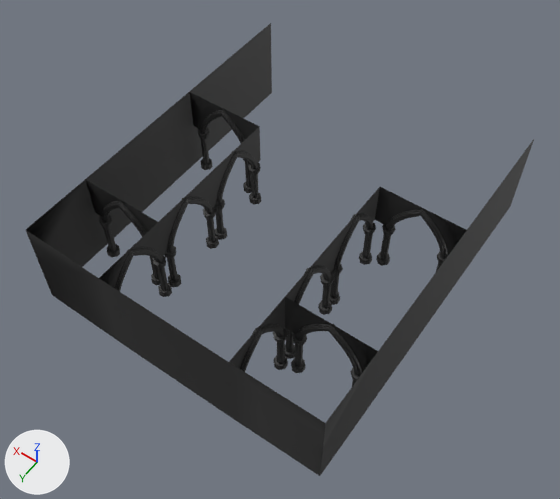
The FBX model Assets/HERE/3d_Assets/arch_FINAL.fbx as it was, and as the next commit left it.
Rendered twice from a 50 mm camera at (-46.0, 58.3, 104.4) aimed at (-0.9, -5.0, 5.0). Every picture has the same lights, and +X, +Y and +Z are marked at lower left. Where no turn or scale is listed for an object, it has been applied to the vertices.

In view in the first picture: 'arche', 'mur01.004'.
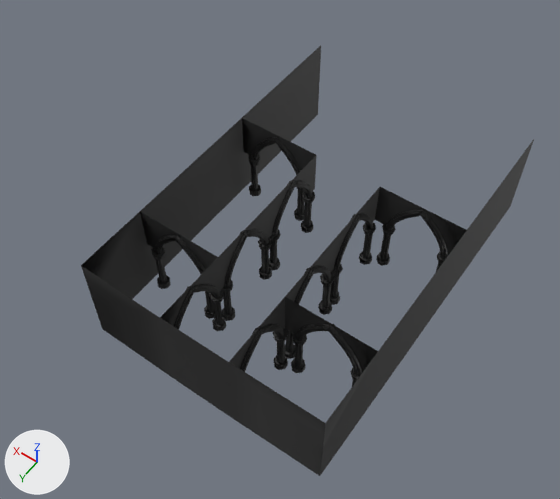
The newer file is also turned or shifted as a whole; pictures and numbers use the older file's frame.

Pixel boxes [x1, y1, x2, y2] of what changed, in the pictures (560 x 499 px; the box of a moved part takes in the faces that stretch with it):
'mur01.004', reshaped (11% narrower)
    before: [26, 23, 534, 476]
    after: [81, 45, 534, 476]
'arche', reshaped (15% narrower, 10% shorter)
    before: [99, 110, 448, 386]
    after: [151, 137, 448, 386]
part 1 of me_circle_012, moved or reshaped
    before: [26, 23, 272, 365]
    after: [81, 45, 321, 365]
part 2 of me_circle_001, moved or reshaped
    before: [206, 218, 216, 242]
    after: [262, 250, 266, 273]
part 3 of me_circle_001, moved or reshaped
    before: [206, 236, 219, 249]
    after: [259, 268, 272, 280]
part 4 of me_circle_001, moved or reshaped (not visible afterwards)
    before: [165, 246, 177, 259]
part 5 of me_circle_001, moved or reshaped (not visible afterwards)
    before: [150, 256, 159, 279]
part 6 of me_circle_001, moved or reshaped (not visible afterwards)
    before: [214, 199, 225, 211]
part 7 of me_circle_001, moved or reshaped (not visible afterwards)
    before: [245, 162, 251, 187]
part 8 of me_circle_001, moved or reshaped (not visible afterwards)
    before: [201, 139, 209, 164]
part 9 of me_circle_001, deleted (black)
    before: [99, 110, 258, 292]
part 10 of me_circle_001, built on
    before: [151, 158, 261, 297]
    after: [151, 137, 445, 382]

Patch to the scene script:
```diff
--- a/Assets/HERE/3d_Assets/arch_FINAL.fbx.py
+++ b/Assets/HERE/3d_Assets/arch_FINAL.fbx.py
@@ me_circle_001 @@
 # used by ob_arche; location = (0.0, 0.0, 0.0)
-me_circle_001.from_pydata(...)  # 22960 vertices, 18400 faces; spans x -25.0..25.0, y -17.5..20.8, z -0.1..16.3
+me_circle_001.from_pydata(...)  # 44566 vertices, 36792 faces; spans x -25.0..13.8, y -17.5..20.8, z -0.1..16.3
+# me_circle_001 part 2: the loose piece of 76 vertices spanning x 11.0..12.1, y -3.1..-2.0, z 0.0..8.3 is moved by (-11.2, 0.0, 0.0)
+# me_circle_001 part 3: the loose piece of 76 vertices spanning x 10.6..12.6, y -3.5..-1.5, z -0.1..1.1 is moved by (-11.2, 0.0, 0.0)
+# me_circle_001 part 4: the loose piece of 76 vertices spanning x 10.4..12.5, y 6.4..8.4, z 7.5..8.7 is turned 90 degrees about the z axis through its middle and scaled by 0.991, then moved by (-8.6, 1.2, 0.0), in mat_material_010 (black #2d2d2d)
+# me_circle_001 part 5: the loose piece of 76 vertices spanning x 13.5..14.6, y 8.2..9.3, z 0.0..8.3 is scaled about its middle by (1.81, 1.81, 0.141), then moved by (-11.2, 0.0, -3.6)
+# me_circle_001 part 6: the loose piece of 76 vertices spanning x 10.4..12.5, y -5.9..-3.8, z 7.5..8.7 is moved by (-11.2, 0.0, 0.0)
+# me_circle_001 part 7: the loose piece of 76 vertices spanning x 13.5..14.6, y -16.9..-15.8, z 0.0..8.3 is moved by (-11.2, 0.0, 0.0)
+# me_circle_001 part 8: the loose piece of 76 vertices spanning x 23.5..24.6, y -16.9..-15.8, z 0.0..8.3 is moved by (-11.2, 0.0, 0.0)
+# me_circle_001 part 9: 19 loose pieces with 7864 vertices, spanning x 10.4..25.0, y -17.5..20.8, z -0.1..16.3, are deleted
+# me_circle_001 part 10: 18 vertices moved within x 12.1..13.5, y -17.1..9.5, z -0.1..8.7; 1416 vertices removed from x 10.4..23.7, y -17.5..19.5, z -0.1..8.7; 30886 vertices added at x -25.0..13.8, y -17.5..20.8, z -0.1..16.3
 me_circle_001.materials.append(mat_material_001)
@@ me_circle_012 @@
 me_circle_012.from_pydata(...)  # 484 vertices, 318 faces; spans x -26.3..26.3, y -40.1..21.2, z -0.1..16.6
 # used by ob_mur01_004; location = (0.0, 0.0, 0.0)
+# me_circle_012 part 1: all 242 vertices in x 11.4..26.3, y -40.1..21.2, z -0.1..16.6 are moved by (-11.2, 0.0, 0.0)
 me_circle_012.materials.append(mat_material_017)
```
